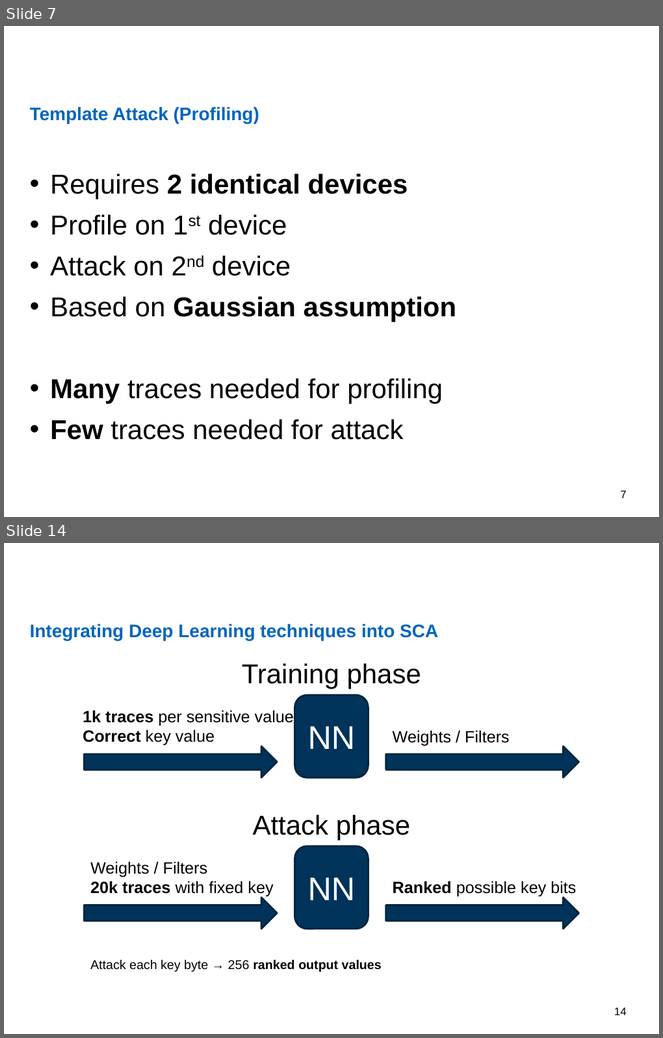
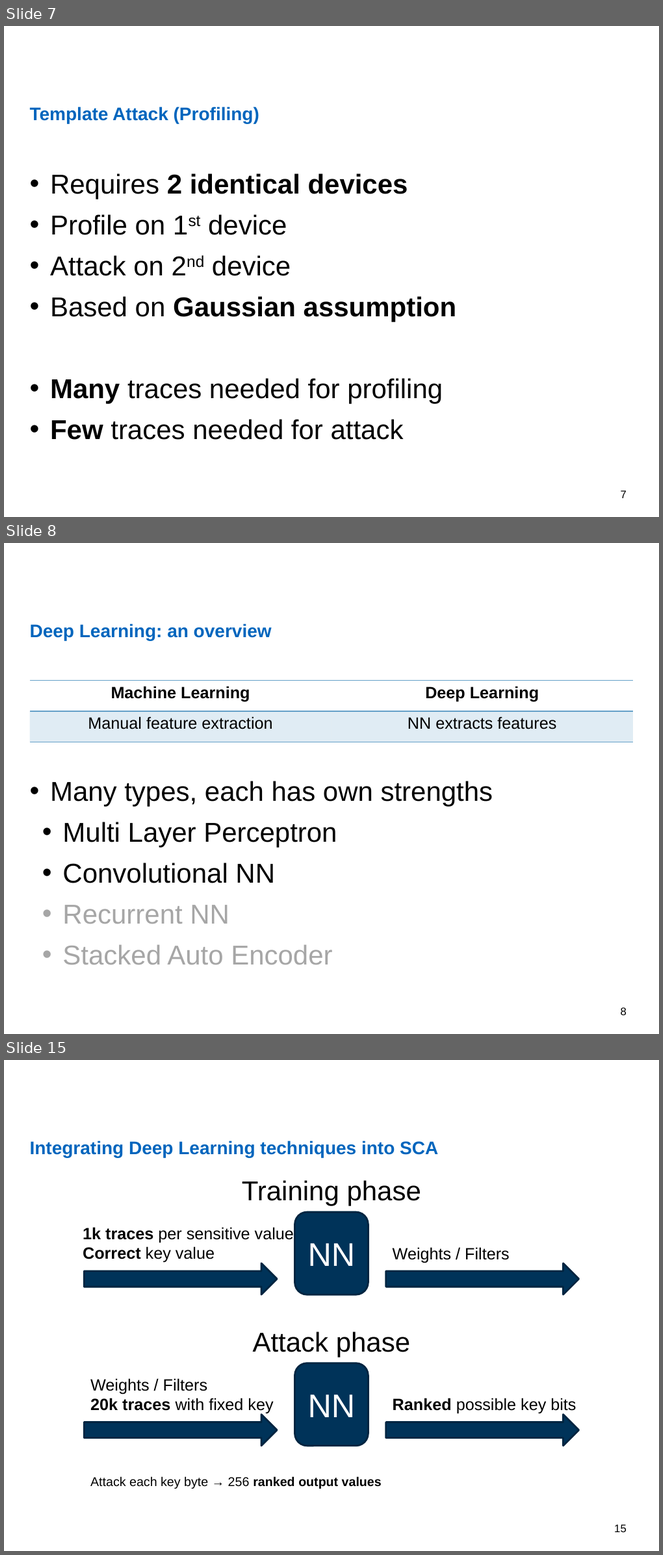
Before and after one commit to nimarb/deep-learning-sca-paper, a slide deck: deep-learning-sca-paper-presentation.pptx. Shown one above the other, each under a label of ours: slides 7 and 14 before the commit, slides 7, 8 and 15 after it; the slides between them are not shown. The pictures are 663x1038 and 663x1555 pixels, drawn with LibreOffice and Linux fonts; fonts in the diff are those of the drawing; background and template pictures are left out. Boxes give left, top, right and bottom in pixels: in the first picture for what was removed or moved away, otherwise in the second. Text is boxed around its words. In the diff, an @@ line names an element or a change of style, - is before the commit and + after.

```diff
--- a/deep-learning-sca-paper-presentation.pptx
+++ b/deep-learning-sca-paper-presentation.pptx
@@ slide 8 added at (4,543,659,1034), background #FFFFFF @@
@@ title added at (30,624,272,641), 20 pt, text #0065BD, bold @@
+Deep Learning: an overview
@@ table added at (29,681,634,742), 2 rows, 2 columns @@
+Machine Learning | Deep Learning
+Manual feature extraction | NN extracts features
@@ text added at (50,781,493,965), 30 pt, text #000000 @@
+• Many types, each has own strengths
+  • Multi Layer Perceptron
+  • Convolutional NN
+  • Recurrent NN
+  • Stacked Auto Encoder
@@ page number added at (621,1008,627,1016), 12 pt, text #000000 @@
+8
@@ what was slide 14 is now slide 15 @@
@@ page number at (614,1525,627,1533): text changed @@
-14
+15
```
Also in this commit, not shown: 5 slides changed.
